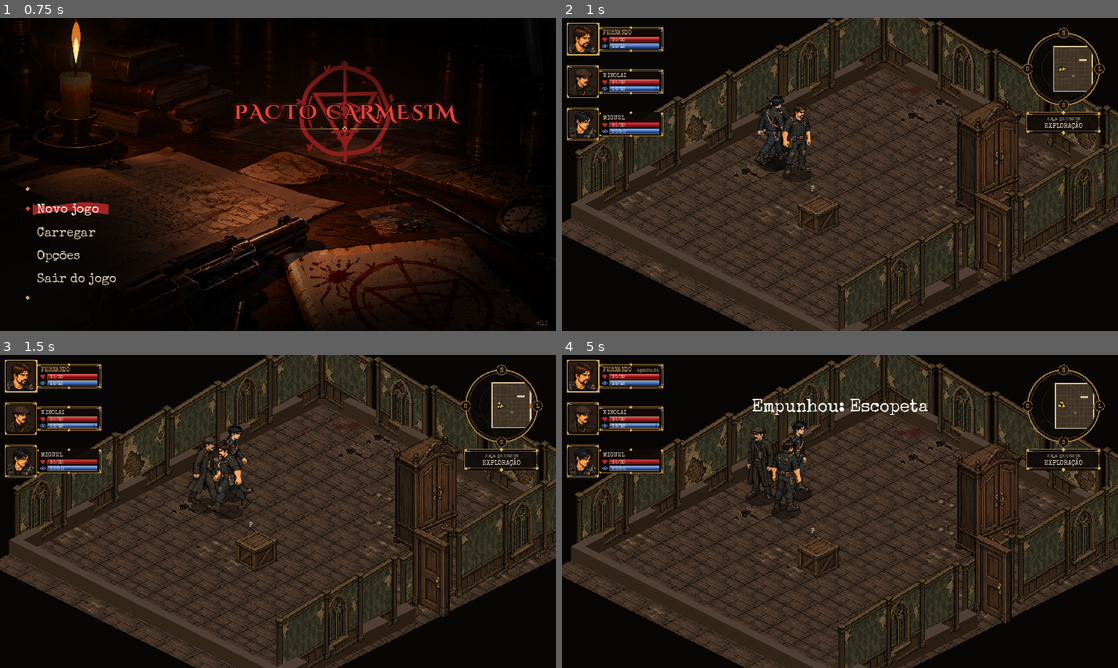
Above: before the commit, frames 1-4 (two rows, left to right).
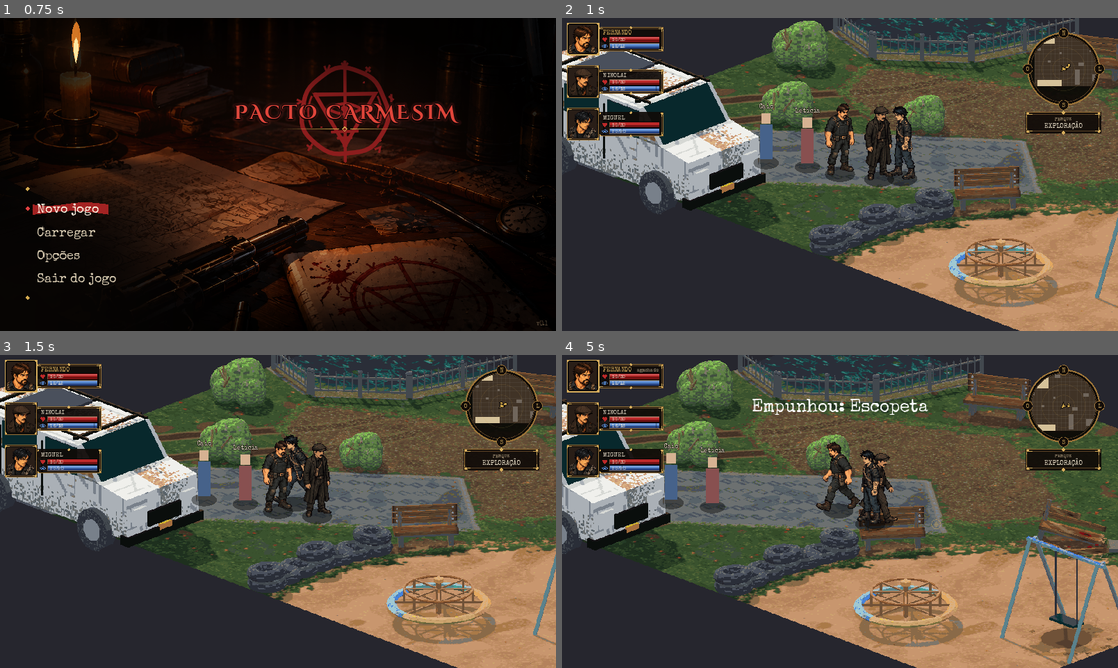
Above: after the commit, the same moments.

Repository: Brombilaa/game
Game: Godot game, scene res://scenes/menu/main_menu.tscn
Same seed, same stepped clock (60 frames per second), same inputs: the game is played once before the commit and once after it.
Inputs (mouse positions are in pixels of both pictures, inside the frame that each line leads up to):
- Up to frame 1 (0.75 s): tap Enter (ui_accept) at 0.5 s; hold Right (ui_right) from 0.53 s (still down); tap R at 0.6 s; click (278, 174) at 0.67 s
- Up to frame 2 (1 s): keep holding Right (ui_right); tap Enter (ui_accept) at 0.77 s
- Up to frame 3 (1.5 s): move the mouse to (166, 527) at 1.27 s; release Right (ui_right) at 1.28 s; hold Down (ui_down) from 1.28 s (still down); tap Space at 1.35 s; click (166, 527) at 1.42 s
- Up to frame 4 (5 s): tap Enter (ui_accept) at 1.52, 3.02, 3.77, 4.52 s; move the mouse to (895, 442) at 2.02 s; release Down (ui_down) at 2.03 s; hold Right (ui_right) 2.03-2.78 s; tap Tab at 2.1 s; click (895, 442) at 2.17 s; move the mouse to (812, 574) at 2.77 s; hold Up (ui_up) 2.78-3.53 s; tap 1 at 2.85 s; click (812, 574) at 2.92 s; move the mouse to (1006, 558) at 3.52 s; hold Left (ui_left) from 3.53 s (still down); tap Q at 3.6 s; click (1006, 558) at 3.67 s; move the mouse to (673, 464) at 4.27 s; tap C at 4.35 s; click (673, 464) at 4.42 s

Frame 1 is identical in both runs. In frame 2, 81% of the frame differs, in the area x 0-100%, y 0-100%; in frame 3, 81%; in frame 4, 83%.
Error in both runs: Cannot call method 'set_input_as_handled' on a null value. (res://scripts/ui/main_menu.gd:358)

Commit message:
Parque como sala inicial jogável: fundo, colisões, pistas e combate da árvore
Co-Authored-By: Claude Sonnet 5.5 <noreply@anthropic.com>
Claude-Session: https://claude.ai/code/session_01EDsCLD53ZdD8X5Veo2XZN1

Diff:
--- a/data/cenarios/parque.json
+++ b/data/cenarios/parque.json
@@ -40,7 +40,7 @@
 	],
 	"gatilhos": [
 		{"id": "combate_arvore", "apos": "arvore_simbolo", "tipo": "combate",
-			"inimigos": [{"tipo": "cultista", "pos": [1300, 120], "origem": "mata atrás da árvore"}, {"tipo": "cultista", "pos": [430, 860], "origem": "atrás do grupo, perto dos NPCs"}],
+			"inimigos": [{"tipo": "cultista", "pos": [1100, 130], "origem": "mata atrás da árvore"}, {"tipo": "cultista", "pos": [420, 820], "origem": "atrás do grupo, perto dos NPCs"}],
 			"cutscene_depois": "morte_caio"}
 	],
 	"_pendencias": ["a Criatura de Sangue substitui o cultista provisório quando existir", "pistas de ordem 2 só liberam depois de todas as de ordem 1"]
--- /dev/null
+++ b/scenes/exploration/parque.tscn
@@ -0,0 +1,6 @@
+[gd_scene load_steps=2 format=3]
+
+[ext_resource type="Script" path="res://scripts/exploration/parque.gd" id="1"]
+
+[node name="Parque" type="Node2D"]
+script = ExtResource("1")
--- /dev/null
+++ b/scripts/exploration/parque.gd
@@ -0,0 +1,296 @@
+extends "res://scripts/exploration/test_room.gd"
+# Parque da missão 1: a sala inicial do jogo (Léo, 30/10/2026). Reaproveita tudo da sala de
+# teste (grupo, combate, HUD, inventário) e troca só o cenário: o fundo 3D aprovado, as
+# colisões, as pistas e o gatilho do combate vêm de `data/cenarios/parque.json` (Scenario).
+# O fundo tem projeção própria (48 × 18,13 px por unidade), por isso `_iso` e `_uniso` mudam.
+# Pistas: clique no objeto, o grupo anda até perto e o texto aparece; a árvore só depois das
+# outras. Depois da árvore, dois cultistas (provisórios) atacam. A cutscene da morte do Caio
+# e os diálogos dos NPCs ainda não existem.
+
+const SCENARIO_ID := "parque"
+const BOUNDS_PAD := 64.0  # espessura das paredes invisíveis na borda do plano
+const BIG_PROPS := ["van", "lago", "arvore", "mata_1", "mata_2"]  # bloqueiam também a visão
+const NPC_RADIUS := 14.0
+const NPC_NAMES := {"caio": "Caio", "leticia": "Letícia"}
+const NPC_COLORS := {"caio": Color("#46628a"), "leticia": Color("#885050")}  # figuras provisórias
+const CLUE_CLICK_FACTOR := 0.7  # fração do raio da pista em que o clique vale
+const CLUE_HINT_RANGE := 260.0  # o brilho da pista aparece quando o controlado chega perto
+const STAND_FACTOR := 0.85  # distância de parada, em fração do raio da pista
+const FRAME_BG := Color(0.063, 0.043, 0.031, 0.95)
+
+var scenario: Scenario
+var backdrop: Texture2D
+var seen_clues: Array[String] = []
+var pending_clue := ""
+var dialog_layer: CanvasLayer
+var dialog_clue := ""
+var dialog_text: Label
+var dialog_image: TextureRect
+
+
+func _ready() -> void:
+	scenario = Scenario.load_id(SCENARIO_ID)
+	assert(scenario.ok(), "\n".join(scenario.errors))
+	backdrop = load(scenario.backdrop_path)
+	_load_layout()
+	super()
+	var corners := [_iso(Vector2.ZERO), _iso(Vector2(scenario.size.x, 0)), _iso(Vector2(0, scenario.size.y)), _iso(scenario.size)]
+	camera.limit_left = int(corners[2].x) - 16
+	camera.limit_right = int(corners[1].x) + 16
+	camera.limit_top = int(corners[0].y) - 16
+	camera.limit_bottom = int(corners[3].y) + 16
+	_build_dialog()
+
+
+# Paredes e coberturas a partir das colisões do cenário; o grupo começa na entrada.
+func _load_layout() -> void:
+	var size := scenario.size
+	walls.clear()
+	walls.append(Rect2(-BOUNDS_PAD, -BOUNDS_PAD, size.x + BOUNDS_PAD * 2.0, BOUNDS_PAD))
+	walls.append(Rect2(-BOUNDS_PAD, size.y, size.x + BOUNDS_PAD * 2.0, BOUNDS_PAD))
+	walls.append(Rect2(-BOUNDS_PAD, 0, BOUNDS_PAD, size.y))
+	walls.append(Rect2(size.x, 0, BOUNDS_PAD, size.y))
+	covers.clear()
+	for cid in scenario.colliders:
+		var rect: Rect2 = scenario.colliders[cid]
+		if BIG_PROPS.has(cid):
+			walls.append(rect)
+		else:
+			covers.append(Cover.new(rect, "partial", 20))
+	door = Rect2(-1000, -1000, 1, 1)  # não há porta: nada fica escondido
+	door_open = true
+	enemies.clear()  # os cultistas só aparecem depois da árvore
+	for i in party.size():
+		party[i].pos = scenario.party_start[i]
+
+
+# --- Projeção do fundo ----------------------------------------------------------------------
+
+func _iso(p: Vector2) -> Vector2:
+	return scenario.to_backdrop(p) - scenario.backdrop_origin
+
+
+func _uniso(s: Vector2) -> Vector2:
+	return scenario.from_backdrop(s + scenario.backdrop_origin)
+
+
+func _place_label() -> String:
+	return "PARQUE"
+
+
+func _enemy_variant(_i: int) -> String:
+	return "cultista"
+
+
+# Os NPCs também bloqueiam o caminho.
+func _obstacles(mover: Combatant = null, with_units := true) -> Array[Rect2]:
+	var out := super(mover, with_units)
+	for npc in scenario.npcs.values():
+		out.append(Rect2(npc - Vector2(NPC_RADIUS, NPC_RADIUS), Vector2(NPC_RADIUS, NPC_RADIUS) * 2.0))
+	return out
+
+
+# Minimapa: o parque inteiro conta como visto.
+func _known_rects() -> Array[Rect2]:
+	var out: Array[Rect2] = []
+	out.append(Rect2(Vector2.ZERO, scenario.size))
+	return out
+
+
+# --- Desenho ----------------------------------------------------------------------------------
+
+func _draw() -> void:
+	var font := ThemeDB.fallback_font
+	draw_texture(backdrop, -scenario.backdrop_origin)
+	if mode == Mode.EXPLORATION:
+		for e in enemies:
+			if e.is_alive():
+				_draw_range(e.pos, rules.perception_range(e, player), Color(PlaceholderArt.color("sangue_claro"), 0.35))
+		_draw_clue_hints()
+	var items: Array = []
+	for u in _living_units():
+		items.append({"key": u.pos.x + u.pos.y, "unit": u})
+	for npc_id in scenario.npcs:
+		items.append({"key": scenario.npcs[npc_id].x + scenario.npcs[npc_id].y, "npc": npc_id})
+	items.sort_custom(func(a: Dictionary, b: Dictionary) -> bool: return a.key < b.key)
+	for it in items:
+		if it.has("unit"):
+			_draw_unit(it.unit)
+		else:
+			_draw_npc(font, it.npc)
+	if mode == Mode.COMBAT:
+		_draw_preview(font)
+	_draw_hud(font)
+	for p in popups:
+		_draw_popup(font, p)
+
+
+# Figura provisória de NPC (corpo, cabeça e nome) até a arte do Caio e da Letícia existir.
+func _draw_npc(font: Font, npc_id: String) -> void:
+	var at := _iso(scenario.npcs[npc_id])
+	draw_set_transform(at, 0.0, Vector2(1.0, 0.5))
+	draw_circle(Vector2.ZERO, 22.0, Color(0, 0, 0, 0.4))
+	draw_set_transform(Vector2.ZERO)
+	draw_rect(Rect2(at + Vector2(-11, -66), Vector2(22, 60)), NPC_COLORS[npc_id])
+	draw_rect(Rect2(at + Vector2(-8, -86), Vector2(16, 18)), Color("#d6b292"))
+	var name_text: String = NPC_NAMES[npc_id]
+	var width := font.get_string_size(name_text, HORIZONTAL_ALIGNMENT_LEFT, -1, 11).x
+	draw_string_outline(font, at + Vector2(-width * 0.5, -94), name_text, HORIZONTAL_ALIGNMENT_LEFT, -1, 11, 3, Color(0.05, 0.03, 0.02))
+	draw_string(font, at + Vector2(-width * 0.5, -94), name_text, HORIZONTAL_ALIGNMENT_LEFT, -1, 11, Color(0.93, 0.89, 0.8))
+
+
+# Brilho dourado sobre as pistas que ainda não foram vistas, quando o controlado está perto.
+func _draw_clue_hints() -> void:
+	var available := scenario.available_clues(seen_clues)
+	var pulse := 0.6 + 0.4 * sin(Time.get_ticks_msec() / 260.0)
+	var any := false
+	for cid in scenario.clues:
+		var c: Dictionary = scenario.clues[cid]
+		if seen_clues.has(cid) or not available.has(cid) or player.pos.distance_to(c.pos) > CLUE_HINT_RANGE:
+			continue
+		var at := _iso(c.pos) + Vector2(0, -34)
+		var gold := Color(0.84, 0.68, 0.36, pulse)
+		draw_colored_polygon(PackedVector2Array([at + Vector2(0, -6), at + Vector2(4, 0), at + Vector2(0, 6), at + Vector2(-4, 0)]), gold)
+		draw_arc(at, 8.0, 0.0, TAU, 20, Color(gold, 0.5), 1.0)
+		any = true
+	if any:
+		queue_redraw()  # o brilho pulsa
+
+
+# --- Pistas ---------------------------------------------------------------------------------------
+
+func _order_move(click: Vector2) -> void:
+	if dialog_layer.visible:
+		return
+	pending_clue = ""
+	var cid := _clue_under(click)
+	if cid != "":
+		_go_to_clue(cid)
+		return
+	super(click)
+
+
+func _clue_under(click: Vector2) -> String:
+	var best := ""
+	var best_d := INF
+	for cid in scenario.clues:
+		var c: Dictionary = scenario.clues[cid]
+		var d := click.distance_to(c.pos)
+		if d <= c.raio * CLUE_CLICK_FACTOR and d < best_d:
+			best = cid
+			best_d = d
+	return best
+
+
+# Já está perto: examina. Senão anda até o ponto livre mais próximo do objeto e examina ao chegar.
+func _go_to_clue(cid: String) -> void:
+	var c: Dictionary = scenario.clues[cid]
+	if player.pos.distance_to(c.pos) <= c.raio:
+		_inspect(cid)
+		return
+	var spots: Array[Vector2] = []
+	for k in 16:
+		spots.append(c.pos + Vector2.from_angle(TAU * k / 16.0) * c.raio * STAND_FACTOR)
+	spots.sort_custom(func(a: Vector2, b: Vector2) -> bool: return a.distance_to(player.pos) < b.distance_to(player.pos))
+	for spot in spots:
+		var route := pathfinder.find_path(player.pos, spot, _obstacles(player), player.radius)
+		if route.size() > 1:
+			pending_clue = cid
+			_reset_follow_offsets(spot - player.pos)
+			_start_move(player, route)
+			return
+
+
+func _process(delta: float) -> void:
+	super(delta)
+	if mode != Mode.EXPLORATION:
+		pending_clue = ""
+	elif pending_clue != "" and path.is_empty() and moving_unit == null:
+		var cid := pending_clue
+		pending_clue = ""
+		_inspect(cid)
+
+
+func _inspect(cid: String) -> void:
+	var c: Dictionary = scenario.clues[cid]
+	if not scenario.available_clues(seen_clues).has(cid):
+		_show_dialog("", "Ainda há o que olhar no parque antes disso.", "")
+		return
+	_show_dialog(c.inspecao, c.texto, cid)
+
+
+func _show_dialog(image_path: String, text: String, cid: String) -> void:
+	dialog_clue = cid
+	dialog_text.text = text
+	dialog_image.texture = load(image_path) if image_path != "" else null
+	dialog_image.visible = image_path != ""
+	dialog_layer.visible = true
+
+
+# Fecha a caixa de texto. Se era uma pista nova, registra e dispara o que vem depois dela.
+func _close_dialog() -> void:
+	dialog_layer.visible = false
+	var cid := dialog_clue
+	dialog_clue = ""
+	if cid == "" or seen_clues.has(cid):
+		return
+	seen_clues.append(cid)
+	for trigger in scenario.triggers_after(cid):
+		_run_trigger(trigger)
+	queue_redraw()
+
+
+func _run_trigger(trigger: Dictionary) -> void:
+	if trigger["tipo"] != "combate":
+		return
+	for spec in trigger["inimigos"]:
+		var p: Array = spec["pos"]
+		enemies.append(cfg.make_enemy(spec["tipo"], Vector2(p[0], p[1])))
+	_start_combat()
+
+
+func _on_dialog_input(event: InputEvent) -> void:
+	if event is InputEventMouseButton and event.pressed and event.button_index == MOUSE_BUTTON_LEFT:
+		_close_dialog()
+
+
+# Caixa de texto embaixo e, para a inspeção, a imagem grande no centro da tela (decisão do Léo).
+func _build_dialog() -> void:
+	dialog_layer = CanvasLayer.new()
+	dialog_layer.layer = 25
+	dialog_layer.visible = false
+	add_child(dialog_layer)
+	var catcher := Control.new()
+	catcher.set_anchors_preset(Control.PRESET_FULL_RECT)
+	catcher.mouse_filter = Control.MOUSE_FILTER_STOP
+	catcher.gui_input.connect(_on_dialog_input)
+	dialog_layer.add_child(catcher)
+	var dim := ColorRect.new()
+	dim.set_anchors_preset(Control.PRESET_FULL_RECT)
+	dim.color = Color(0, 0, 0, 0.55)
+	dim.mouse_filter = Control.MOUSE_FILTER_IGNORE
+	catcher.add_child(dim)
+	dialog_image = TextureRect.new()
+	dialog_image.position = Vector2(300, 28)
+	dialog_image.size = Vector2(360, 360)
+	dialog_image.expand_mode = TextureRect.EXPAND_IGNORE_SIZE
+	dialog_image.stretch_mode = TextureRect.STRETCH_KEEP_ASPECT_CENTERED
+	dialog_image.texture_filter = CanvasItem.TEXTURE_FILTER_LINEAR
+	dialog_image.mouse_filter = Control.MOUSE_FILTER_IGNORE
+	catcher.add_child(dialog_image)
+	var panel := PanelContainer.new()
+	panel.position = Vector2(180, 410)
+	panel.size = Vector2(600, 96)
+	panel.mouse_filter = Control.MOUSE_FILTER_IGNORE
+	var style := StyleBoxFlat.new()
+	style.bg_color = FRAME_BG
+	style.set_border_width_all(2)
+	style.border_color = FRAME_OUTER
+	style.set_content_margin_all(14)
+	panel.add_theme_stylebox_override("panel", style)
+	dialog_text = Label.new()
+	dialog_text.autowrap_mode = TextServer.AUTOWRAP_WORD_SMART
+	dialog_text.add_theme_font_size_override("font_size", 16)
+	dialog_text.add_theme_color_override("font_color", Color(0.93, 0.89, 0.8))
+	panel.add_child(dialog_text)
+	catcher.add_child(panel)
--- a/scripts/exploration/test_room.gd
+++ b/scripts/exploration/test_room.gd
@@ -1034,7 +1034,7 @@
 		if not u.is_alive():
 			draw_string(ThemeDB.fallback_font, at + Vector2(-22, -CharacterSheet.HEIGHT - 14), "CAÍDO", HORIZONTAL_ALIGNMENT_LEFT, -1, 12, Color(1, 0.4, 0.4))
 	else:
-		var variant: String = ENEMY_VARIANTS[i % ENEMY_VARIANTS.size()]
+		var variant := _enemy_variant(i)
 		if enemy_sheets.has(variant):
 			var frames: Array = CharacterSheet.WALK_FRAMES if walking else CharacterSheet.IDLE_FRAMES
 			var n := walk_n % frames.size() if walking else idle_frame
@@ -1420,7 +1420,7 @@
 	if i < 0:
 		agent_sheets[looks.get(u, 0)].draw_portrait(self, rect)
 		return
-	var variant: String = ENEMY_VARIANTS[i % ENEMY_VARIANTS.size()]
+	var variant := _enemy_variant(i)
 	if enemy_sheets.has(variant):
 		enemy_sheets[variant].draw_portrait(self, rect)
 	else:
@@ -1681,6 +1681,16 @@
 	}
 	var v: Vector2 = screen.get(facing8.get(m, CharacterSheet.Dir.SE), Vector2(1, 0.5))
 	return _uniso(v * 100.0).angle()
+
+
+# Nome do local na placa do radar; as áreas derivadas trocam.
+func _place_label() -> String:
+	return "SALA DE TESTE"
+
+
+# Visual do inimigo `i` da lista `enemies` (a sala de teste alterna cultista e atirador).
+func _enemy_variant(i: int) -> String:
+	return ENEMY_VARIANTS[i % ENEMY_VARIANTS.size()]
 
 
 func _draw_minimap(font: Font, to_world: Transform2D) -> void:
@@ -1780,5 +1790,5 @@
 	# Placa com o local e o modo logo abaixo.
 	var plate := Rect2(center + Vector2(-65, rim + 12), Vector2(130, 37))
 	_draw_frame(plate)
-	draw_string(font, plate.position + Vector2(0, 15), "SALA DE TESTE", HORIZONTAL_ALIGNMENT_CENTER, plate.size.x, 8, Color(0.73, 0.65, 0.52))
+	draw_string(font, plate.position + Vector2(0, 15), _place_label(), HORIZONTAL_ALIGNMENT_CENTER, plate.size.x, 8, Color(0.73, 0.65, 0.52))
 	draw_string(font, plate.position + Vector2(0, 28), HudText.mode_label(mode == Mode.COMBAT), HORIZONTAL_ALIGNMENT_CENTER, plate.size.x, 11, Color(0.93, 0.89, 0.8))
--- a/scripts/ui/main_menu.gd
+++ b/scripts/ui/main_menu.gd
@@ -10,7 +10,7 @@
 # símbolo pintado na parede e o nome em vermelho. Se existir BG_IMAGE (arte do ChatGPT), ela é
 # o fundo; sem ela, uma mesa simples é desenhada por código. O símbolo é chapado, em 2D.
 
-const GAME_SCENE := "res://scenes/exploration/test_room.tscn"
+const GAME_SCENE := "res://scenes/exploration/parque.tscn"  # sala inicial (Léo, 30/10/2026)
 const BG_IMAGE := "res://assets/sprites/menu/fundo_menu.png"
 const CANDLE_AT := Vector2(0.075, 0.26)  # ponta da chama da vela desenhada por código, em fração da tela
 const ART_CANDLE_AT := Vector2(0.136, 0.08)  # meio da chama na arte do fundo (fundo_menu.png)
@@ -22,7 +22,7 @@
 const ITEMS := [["new", "Novo jogo"], ["load", "Carregar"], ["opts", "Opções"], ["quit", "Sair do jogo"]]
 const OPTION_ROWS := [["master", "Volume geral"], ["music", "Música"], ["sfx", "Efeitos"], ["fullscreen", "Tela cheia"]]
 const ROMAN := ["I", "II", "III"]
-const AREA_NAMES := {"test_room": "Sala de teste"}
+const AREA_NAMES := {"test_room": "Sala de teste", "parque": "Parque"}
 
 # Tempos da abertura, em segundos.
 const DRAW_SECONDS := 2.4  # cada traço do símbolo
--- /dev/null
+++ b/tests/test_parque.gd
@@ -0,0 +1,58 @@
+extends SceneTree
+# Teste headless do parque (sala inicial): colisões, pistas em ordem e o combate depois da árvore.
+# Rodar com:
+#   godot --headless --path . -s tests/test_parque.gd
+
+var failures := 0
+
+
+func _initialize() -> void:
+	_run()
+
+
+func _run() -> void:
+	var room = load("res://scenes/exploration/parque.tscn").instantiate()
+	root.add_child(room)
+	await process_frame
+
+	_check(room.mode == room.Mode.EXPLORATION and room.enemies.is_empty(), "começa em exploração, sem inimigos")
+	_check(room.door_open, "não há porta fechada escondendo nada")
+	_check(room.party[0].pos == room.scenario.party_start[0], "o grupo começa na entrada")
+	_check(room._iso(Vector2.ZERO).is_equal_approx(Vector2.ZERO), "a origem do plano fica na origem da tela")
+	var p := Vector2(500, 500)
+	_check(room._uniso(room._iso(p)).distance_to(p) < 0.01, "projeção de ida e volta")
+
+	# Colisão: não há rota para dentro da van.
+	var into_van: PackedVector2Array = room.pathfinder.find_path(room.player.pos, Vector2(200, 900), room._obstacles(room.player), room.player.radius)
+	_check(into_van.is_empty(), "o caminho não entra na van")
+
+	# A árvore só abre depois das outras pistas.
+	room._inspect("arvore_simbolo")
+	_check(room.dialog_layer.visible and room.dialog_clue == "", "a árvore bloqueada só avisa")
+	room._close_dialog()
+	_check(room.mode == room.Mode.EXPLORATION and room.seen_clues.is_empty(), "o aviso não conta como pista vista")
+
+	for cid in room.scenario.clues:
+		if room.scenario.clues[cid]["ordem"] == 1:
+			room._inspect(cid)
+			room._close_dialog()
+	_check(room.mode == room.Mode.EXPLORATION, "as pistas iniciais não disparam combate")
+
+	room._inspect("arvore_simbolo")
+	_check(room.dialog_clue == "arvore_simbolo" and room.dialog_image.visible, "a árvore abre a inspeção com imagem")
+	room._close_dialog()
+	_check(room.mode == room.Mode.COMBAT, "depois da árvore o combate começa")
+	_check(room.enemies.size() == 2, "dois cultistas entram")
+	for e in room.enemies:
+		for w in room.walls:
+			_check(not w.has_point(e.pos), "cultista fora das paredes")
+	_check(room.turns.order.size() == room.party.size() + 2, "o grupo e os dois cultistas entram na ordem de turnos")
+
+	print("Falhas: %d" % failures)
+	quit(1 if failures > 0 else 0)
+
+
+func _check(ok: bool, what: String) -> void:
+	if not ok:
+		failures += 1
+		printerr("FALHOU: ", what)
